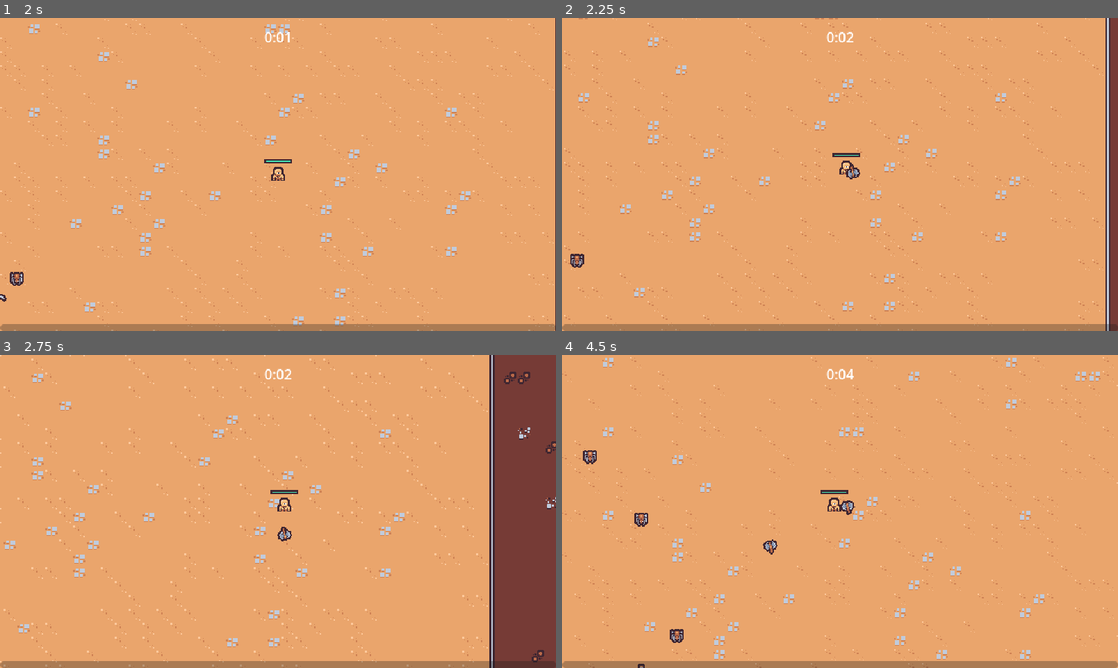
Above: before the commit, frames 1-4 (two rows, left to right).
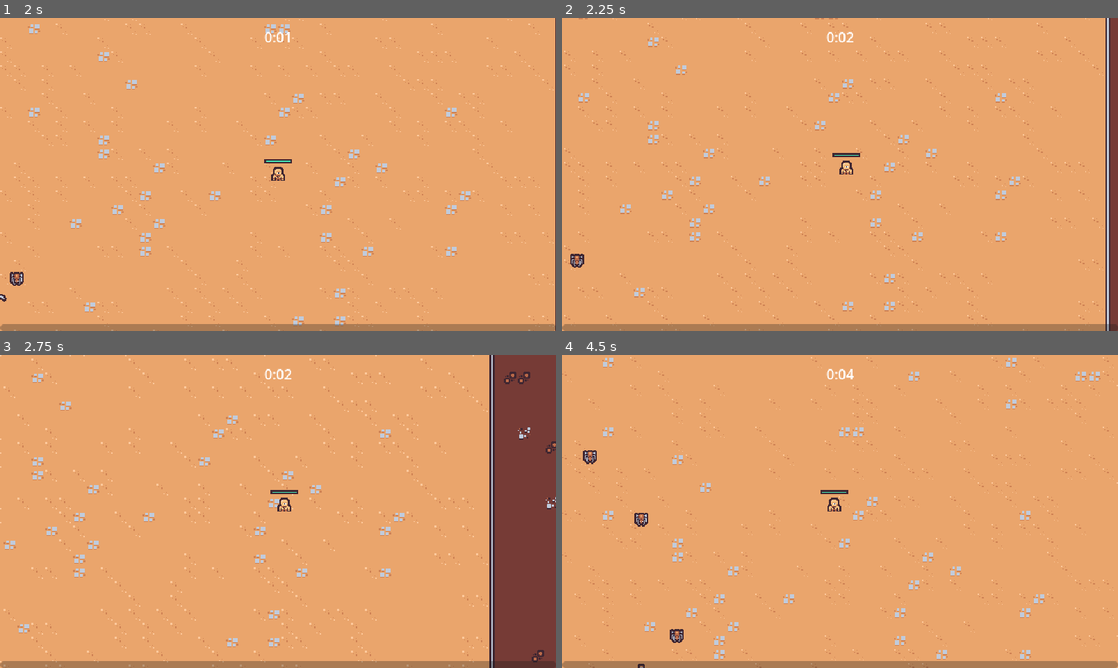
Above: after the commit, the same moments.

Repository: tiannahenrylewis/GodotCrashCourse
Game: Godot game, scene res://Scenes/Main/main.tscn
Same seed, same stepped clock (60 frames per second), same inputs: the game is played once before the commit and once after it.
Inputs (mouse positions are in pixels of both pictures, inside the frame that each line leads up to):
- Up to frame 1 (2 s): move the mouse to (400, 158) at 0.52 s; press the mouse at (400, 158) at 0.53 s; hold D (move_right) 0.53-1.28 s; move the mouse to (166, 190) at 1.27 s; release the mouse at (166, 190) at 1.28 s; hold S (move_down) from 1.28 s (still down); click (166, 190) at 1.35 s
- Up to frame 2 (2.25 s): move the mouse to (895, 105) at 2.02 s; release S (move_down) at 2.03 s; press the mouse at (895, 105) at 2.03 s; hold D (move_right) from 2.03 s (still down)
- Up to frame 3 (2.75 s): keep holding D (move_right)
- Up to frame 4 (4.5 s): move the mouse to (812, 574) at 2.77 s; release D (move_right) at 2.78 s; release the mouse at (812, 574) at 2.78 s; hold W (move_up) 2.78-3.53 s; click (812, 574) at 2.85 s; move the mouse to (1006, 558) at 3.52 s; press the mouse at (1006, 558) at 3.53 s; hold Left (move_left) from 3.53 s (still down); move the mouse to (673, 464) at 4.27 s; release the mouse at (673, 464) at 4.28 s; click (673, 464) at 4.35 s

Frame 1 is identical in both runs. In frame 2, less than 0.1% of the frame differs, in the area x 51-54%, y 46-52%; in frame 3, less than 0.1%; in frame 4, 0.2%, in the area x 36-53%, y 46-64%.

Commit message:
S3:  Axe Ability Acquisition

Diff:
--- /dev/null
+++ b/Resources/Upgrades/Axe.tres
@@ -0,0 +1,11 @@
+[gd_resource type="Resource" script_class="Ability" load_steps=3 format=3 uid="uid://cio7ihevhh41n"]
+
+[ext_resource type="Script" path="res://Resources/Upgrades/ability.gd" id="1_21hkf"]
+[ext_resource type="PackedScene" uid="uid://b0xqrirdalxy5" path="res://Scenes/Ability/Controllers/AxeAbility/axe_ability_controller.tscn" id="1_tw1dx"]
+
+[resource]
+script = ExtResource("1_21hkf")
+ability_controller_scene = ExtResource("1_tw1dx")
+id = "axe"
+name = "Axe"
+description = "Periodically launces a spinning axe."
--- /dev/null
+++ b/Resources/Upgrades/ability.gd
@@ -0,0 +1,4 @@
+extends AbilityUpgrade
+class_name Ability
+
+@export var ability_controller_scene: PackedScene
--- a/Scenes/Ability/AxeAbility/axe_ability.tscn
+++ b/Scenes/Ability/AxeAbility/axe_ability.tscn
@@ -3,6 +3,21 @@
 [ext_resource type="Script" path="res://Scenes/Ability/AxeAbility/axe_ability.gd" id="1_irkqv"]
 [ext_resource type="Texture2D" uid="uid://cj6lxkeew52yy" path="res://Scenes/Ability/AxeAbility/axe.png" id="1_nr60p"]
 [ext_resource type="PackedScene" uid="uid://b5mswvk1g0iyr" path="res://Scenes/Component/hitbox_component.tscn" id="3_mx6da"]
+
+[sub_resource type="Animation" id="Animation_we30f"]
+length = 0.001
+tracks/0/type = "value"
+tracks/0/imported = false
+tracks/0/enabled = true
+tracks/0/path = NodePath("Sprite2D:rotation")
+tracks/0/interp = 1
+tracks/0/loop_wrap = true
+tracks/0/keys = {
+"times": PackedFloat32Array(0),
+"transitions": PackedFloat32Array(1),
+"update": 0,
+"values": [0.0]
+}
 
 [sub_resource type="Animation" id="Animation_n2vme"]
 resource_name = "default"
@@ -19,21 +34,6 @@
 "transitions": PackedFloat32Array(1, 1),
 "update": 0,
 "values": [0.0, 6.28319]
-}
-
-[sub_resource type="Animation" id="Animation_we30f"]
-length = 0.001
-tracks/0/type = "value"
-tracks/0/imported = false
-tracks/0/enabled = true
-tracks/0/path = NodePath("Sprite2D:rotation")
-tracks/0/interp = 1
-tracks/0/loop_wrap = true
-tracks/0/keys = {
-"times": PackedFloat32Array(0),
-"transitions": PackedFloat32Array(1),
-"update": 0,
-"values": [0.0]
 }
 
 [sub_resource type="AnimationLibrary" id="AnimationLibrary_eesj0"]
--- a/Scenes/GameObject/Player/player.gd
+++ b/Scenes/GameObject/Player/player.gd
@@ -6,8 +6,10 @@
 @onready var damage_interval_timer = $DamageIntervalTimer
 @onready var health_component = $HealthComponent
 @onready var health_bar = $HealthBar
+@onready var abilities = $Abilities
 
 var number_colliding_bodies = 0
+
 
 # Called when the node enters the scene tree for the first time.
 func _ready():
@@ -15,6 +17,7 @@
 	$CollisionArea2D.body_exited.connect(on_body_exited)
 	damage_interval_timer.timeout.connect(on_damage_interval_timer_timeout)
 	health_component.health_changed.connect(on_health_changed)
+	GameEvents.ability_upgrade_added.connect(on_ability_upgrade_added)
 	update_health_display()
 
 
@@ -60,3 +63,11 @@
 
 func on_health_changed():
 	update_health_display()
+
+
+func on_ability_upgrade_added(ability_upgrade: AbilityUpgrade, current_upgrades: Dictionary):
+	if not ability_upgrade is Ability:
+		return
+
+	var ability = ability_upgrade as Ability
+	abilities.add_child(ability.ability_controller_scene.instantiate())
--- a/Scenes/GameObject/Player/player.tscn
+++ b/Scenes/GameObject/Player/player.tscn
@@ -1,10 +1,9 @@
-[gd_scene load_steps=11 format=3 uid="uid://djrod1rir3pel"]
+[gd_scene load_steps=10 format=3 uid="uid://djrod1rir3pel"]
 
 [ext_resource type="Script" path="res://Scenes/GameObject/Player/player.gd" id="1_1qqnu"]
 [ext_resource type="Texture2D" uid="uid://yvjx28b0j31w" path="res://Scenes/GameObject/Player/player.png" id="1_v0im7"]
 [ext_resource type="PackedScene" uid="uid://cu2xogii0nmi0" path="res://Scenes/Component/health_component.tscn" id="2_5ivuk"]
 [ext_resource type="PackedScene" uid="uid://coyf4gnst42rj" path="res://Scenes/Ability/Controllers/SwordAbility/sword_ability_controller.tscn" id="2_7dofh"]
-[ext_resource type="PackedScene" uid="uid://b0xqrirdalxy5" path="res://Scenes/Ability/Controllers/AxeAbility/axe_ability_controller.tscn" id="4_6cm0d"]
 
 [sub_resource type="StyleBoxFlat" id="StyleBoxFlat_xu2mf"]
 bg_color = Color(0.247059, 0.14902, 0.192157, 1)
@@ -33,11 +32,9 @@
 
 [node name="HealthComponent" parent="." instance=ExtResource("2_5ivuk")]
 
-[node name="AbilityManager" type="Node" parent="."]
+[node name="Abilities" type="Node" parent="."]
 
-[node name="SwordAbilityController" parent="AbilityManager" instance=ExtResource("2_7dofh")]
-
-[node name="AxeAbilityController" parent="AbilityManager" instance=ExtResource("4_6cm0d")]
+[node name="SwordAbilityController" parent="Abilities" instance=ExtResource("2_7dofh")]
 
 [node name="DamageIntervalTimer" type="Timer" parent="."]
 wait_time = 0.5
--- a/Scenes/Manager/upgrade_manager.gd
+++ b/Scenes/Manager/upgrade_manager.gd
@@ -14,17 +14,6 @@
 	experience_manager.level_up.connect(on_level_up)
 
 
-func on_level_up(current_level: int):
-	var chosen_upgrade = upgrade_pool.pick_random() as AbilityUpgrade
-	if chosen_upgrade == null:
-		return
-
-	var upgrade_screen_instance = upgrade_screen_scene.instantiate()
-	add_child(upgrade_screen_instance)
-	upgrade_screen_instance.set_ability_upgrades([chosen_upgrade] as Array[AbilityUpgrade])
-	upgrade_screen_instance.upgrade_selected.connect(on_upgrade_selected)
-
-
 func apply_upgrade(upgrade: AbilityUpgrade):
 	#Does the current upgrade have a key that matches chosen upgrade
 	var has_upgrade = current_upgrades.has(upgrade.id)
@@ -39,5 +28,25 @@
 	GameEvents.emit_ability_upgrade_added(upgrade, current_upgrades)
 
 
+func pick_upgrades():
+	var chosen_upgrades: Array[AbilityUpgrade] = []
+	var filtered_upgrades = upgrade_pool.duplicate()
+
+	for i in 2:
+		var chosen_upgrade = filtered_upgrades.pick_random() as AbilityUpgrade
+		chosen_upgrades.append(chosen_upgrade)
+		filtered_upgrades = filtered_upgrades.filter(func (upgrade): return upgrade.id != chosen_upgrade.id)
+
+	return chosen_upgrades
+
+
 func on_upgrade_selected(upgrade: AbilityUpgrade):
 	apply_upgrade(upgrade)
+
+
+func on_level_up(current_level: int):
+	var upgrade_screen_instance = upgrade_screen_scene.instantiate()
+	add_child(upgrade_screen_instance)
+	var chosen_upgrades = pick_upgrades()
+	upgrade_screen_instance.set_ability_upgrades(chosen_upgrades as Array[AbilityUpgrade])
+	upgrade_screen_instance.upgrade_selected.connect(on_upgrade_selected)
--- a/Scenes/Manager/upgrade_manager.tscn
+++ b/Scenes/Manager/upgrade_manager.tscn
@@ -1,10 +1,11 @@
-[gd_scene load_steps=4 format=3 uid="uid://ddaqwud38aob6"]
+[gd_scene load_steps=5 format=3 uid="uid://ddaqwud38aob6"]
 
 [ext_resource type="Script" path="res://Scenes/Manager/upgrade_manager.gd" id="1_icu2k"]
 [ext_resource type="Resource" uid="uid://dex4euqfbsog8" path="res://Resources/Upgrades/SwordRate.tres" id="2_18sf1"]
+[ext_resource type="Resource" uid="uid://cio7ihevhh41n" path="res://Resources/Upgrades/Axe.tres" id="3_lg8eo"]
 [ext_resource type="PackedScene" uid="uid://cndf51fe0rr5m" path="res://Scenes/UI/upgrade_screen.tscn" id="3_yy4n0"]
 
 [node name="UpgradeManager" type="Node"]
 script = ExtResource("1_icu2k")
-upgrade_pool = Array[Resource("res://Resources/Upgrades/ability_upgrade.gd")]([ExtResource("2_18sf1")])
+upgrade_pool = Array[Resource("res://Resources/Upgrades/ability_upgrade.gd")]([ExtResource("2_18sf1"), ExtResource("3_lg8eo")])
 upgrade_screen_scene = ExtResource("3_yy4n0")
--- a/Scenes/UI/upgrade_screen.gd
+++ b/Scenes/UI/upgrade_screen.gd
@@ -1,6 +1,6 @@
 extends CanvasLayer
 
-signal upgrade_selected(upgrade: AbilityUpgrade)
+signal upgrade_selected(upgrade: )
 
 @export var upgrade_card_scene: PackedScene
 
